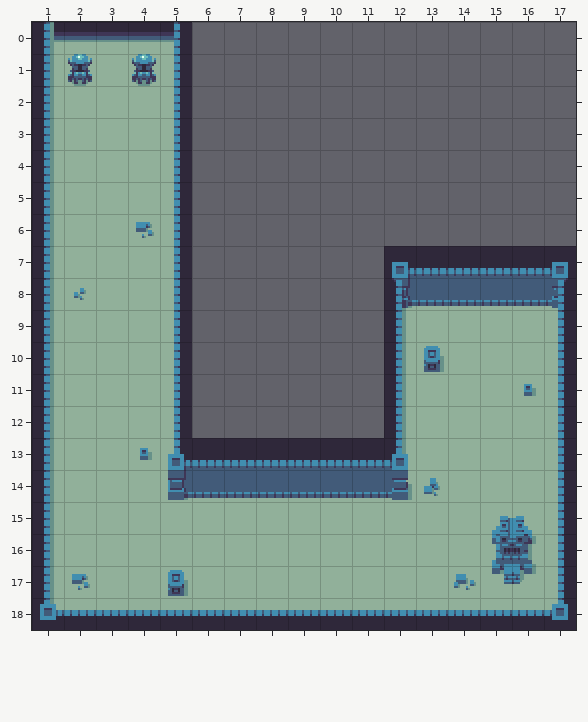
Two states of a Tiled map (JSON), maps/map1.json. The picture above is the old version.
Cells are 16x16 px. Shown: x 1..17, y 0..18.
Now the later version:
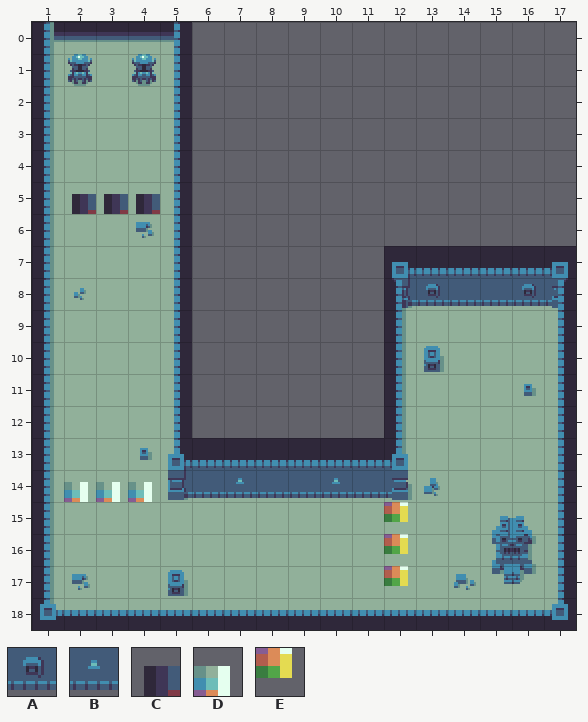
Key: from "dungeon_sheet": A 168, B 170, C 214, D 215, E 239.
_ is an empty cell.
Tiles of an added or newly shown layer are drawn over the layers below it.
Edits made:
Layer "Forground":
The edit adds tile A in row 8 at x 13 and 16.
The edit adds tile B in row 14 at x 7 and 10.
Layer "TextTriggers" (added):
The edit adds tile C in row 5 at x 2 to 4.
The edit adds tile D in row 14 at x 2 to 4.
The edit adds tile E in rows 15 to 17 at x 12.
Where, in picture pixels (left, top, right, bottom), the same in both pictures:
added: (72, 194, 160, 214)
added: (426, 284, 440, 298)
added: (522, 284, 536, 298)
added: (64, 482, 152, 502)
added: (236, 478, 244, 484)
added: (332, 478, 340, 484)
added: (384, 502, 408, 586)
